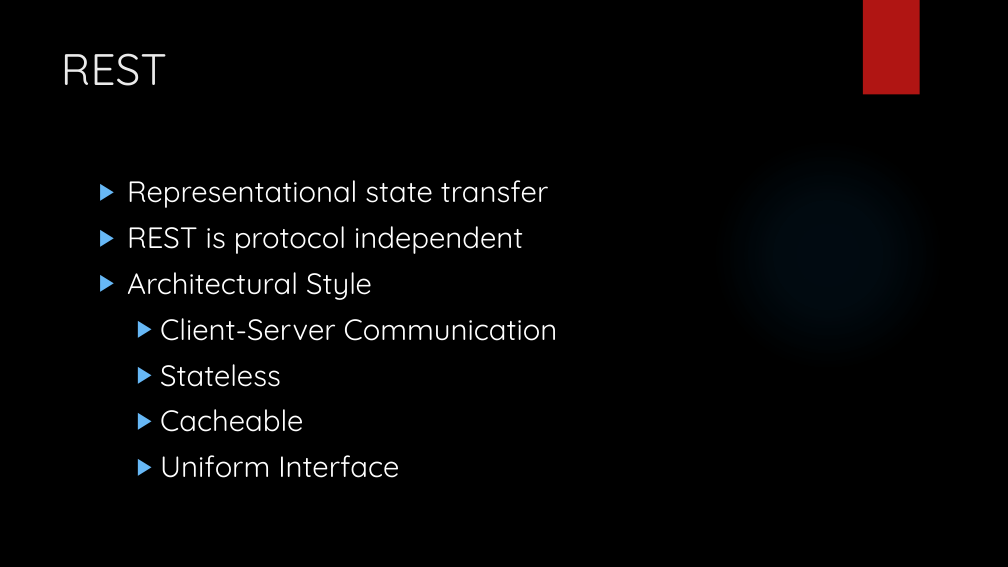
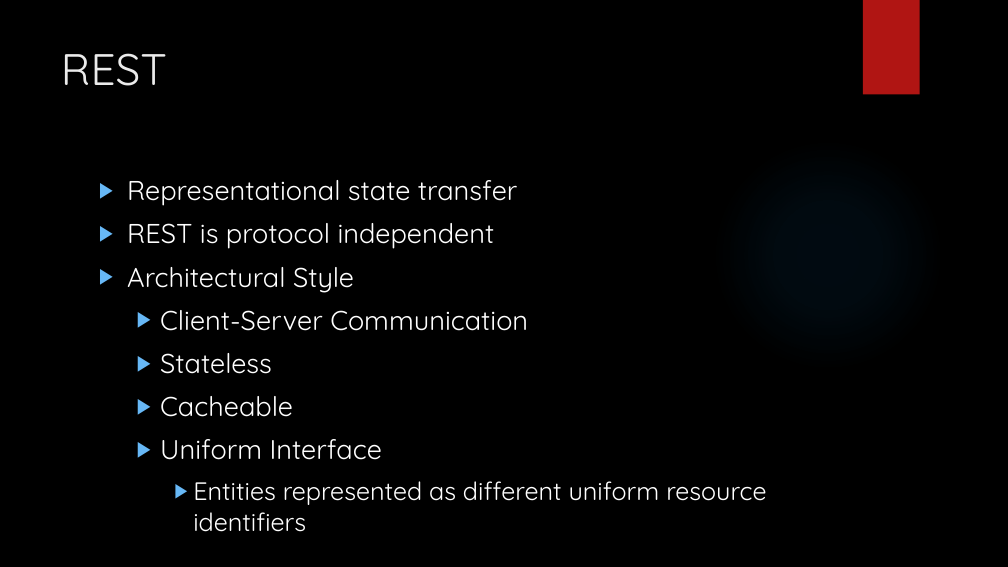
Before and after one commit to LogolsLLC/LogolsFebruary2018, a slide deck: slide 2 of Slides/05_WebAPI_TrainingPlan.pptx. Drawn at 1008x567 pixels with LibreOffice and Linux fonts; fonts in the diff are those of the drawing; background and template pictures are left out. Boxes give left, top, right and bottom in pixels: in the first picture for what was removed or moved away, otherwise in the second. Text is boxed around its words. In the diff, an @@ line names an element or a change of style, - is before the commit and + after.

Commit message:
slide update

```diff
--- a/Slides/05_WebAPI_TrainingPlan.pptx
+++ b/Slides/05_WebAPI_TrainingPlan.pptx
@@ text at [127, 180, 528, 460]: size 28 to 25.9 pt in "Representational state transfer", "REST is protocol independent", "Architectural Style", "Client-Server Communication" and 3 more places @@
@@ text at [193, 481, 766, 532]: paragraph added @@
+    ▶ Entities represented as different uniform resource identifiers
```
Also in this commit, not shown: 1 other slide changed.
